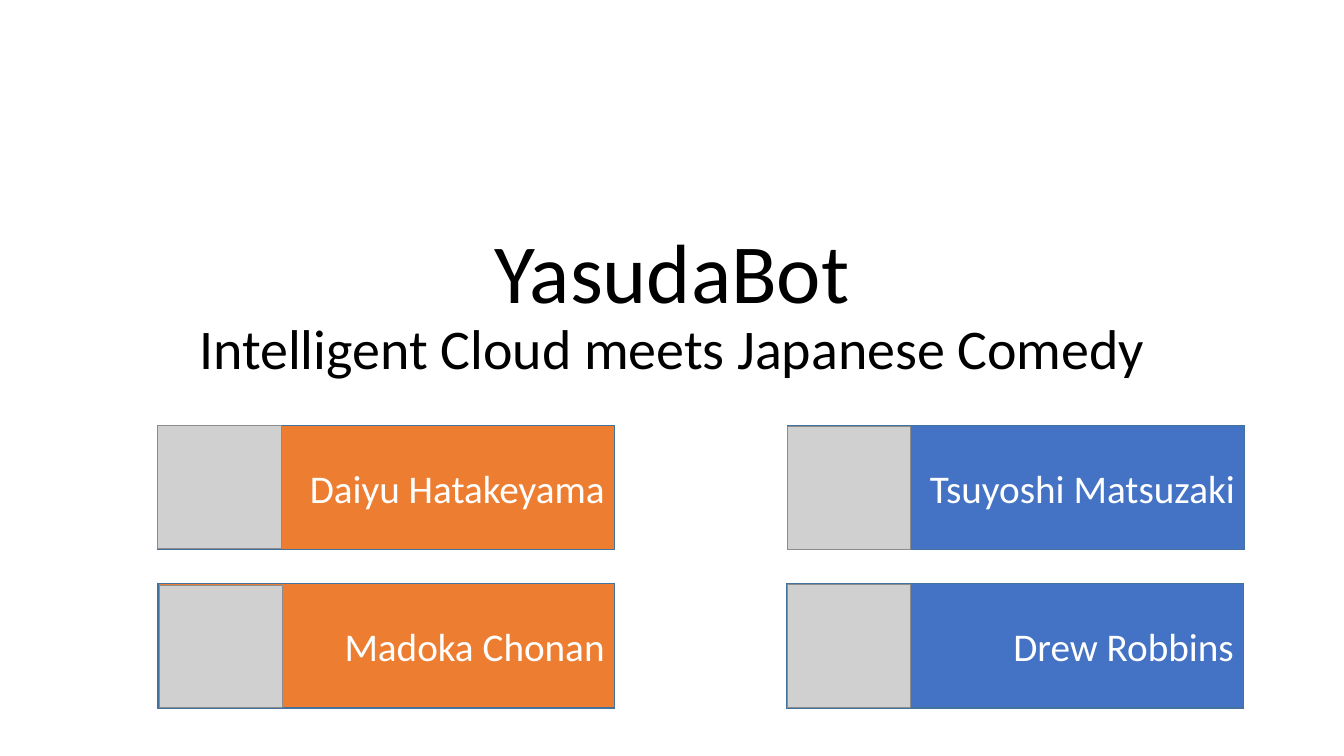
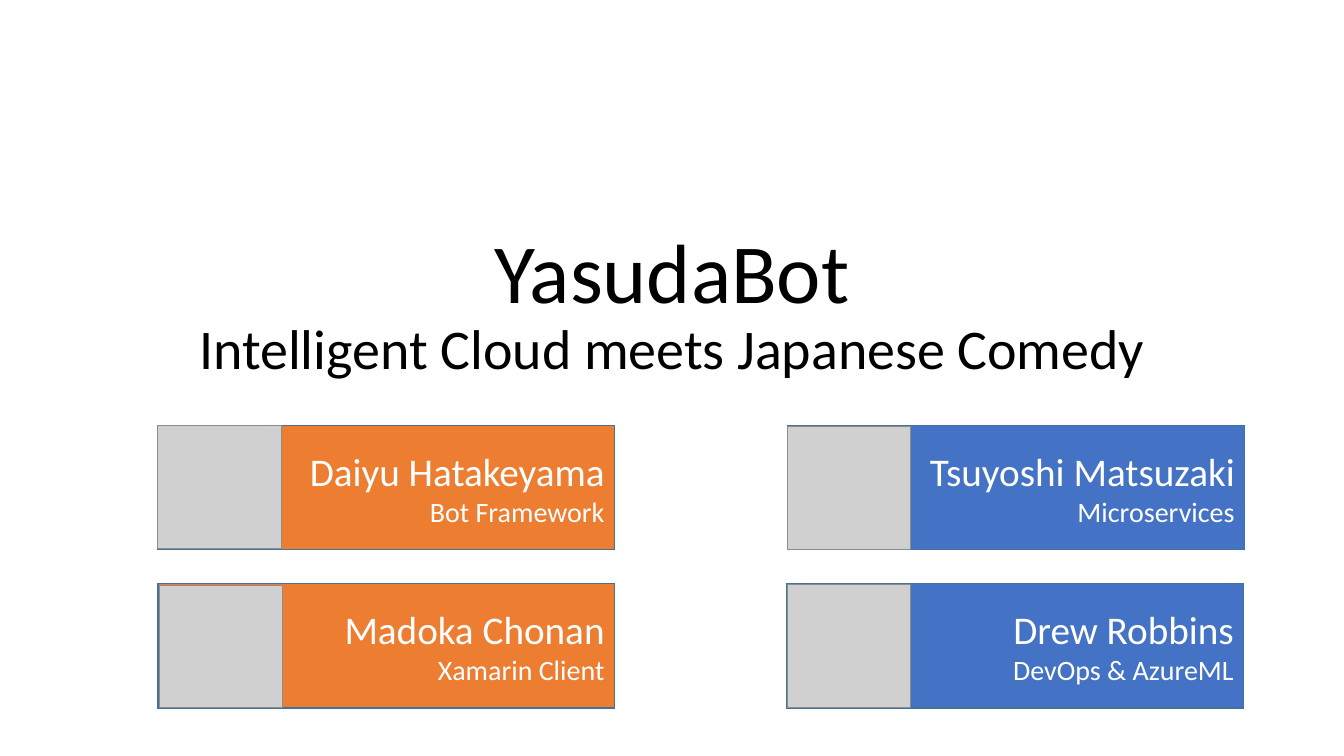
Before and after one commit to drewby/YasudaBot, a slide deck: slide 1 of docs/YasudaBot Overview.pptx. Drawn at 1344x756 pixels with LibreOffice and Linux fonts; fonts in the diff are those of the drawing; grey boxes stand for pictures. Boxes give left, top, right and bottom in pixels: in the first picture for what was removed or moved away, otherwise in the second. Text is boxed around its words. In the diff, an @@ line names an element or a change of style, - is before the commit and + after.

```diff
--- a/docs/YasudaBot Overview.pptx
+++ b/docs/YasudaBot Overview.pptx
@@ text in rectangle at [430, 502, 605, 522]: paragraph added @@
+Bot Framework
@@ text in rectangle at [1077, 502, 1234, 522]: paragraph added @@
+Microservices
@@ text in rectangle at [438, 660, 605, 680]: paragraph added @@
+Xamarin Client
@@ text in rectangle at [1013, 662, 1234, 685]: paragraph added @@
+DevOps & AzureML
```
Also in this commit, not shown: 1 other slide changed, 2 slides added.
